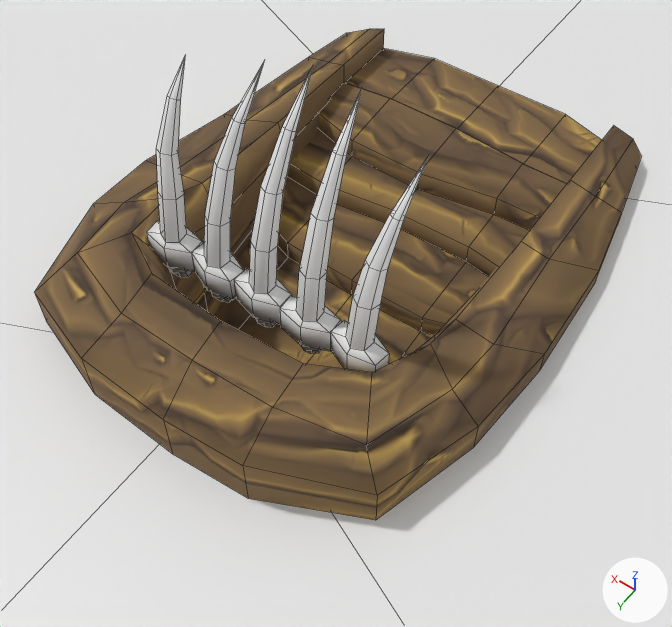
An edit to the FBX model BugSplat/Assets/WIP/Christian/Christian Models/Hex_Stairs.FBX, drawn before and after from the same camera.
One viewpoint serves both versions: a 50 mm camera at (-4.82, 6.75, 9.4) aimed at (-0.37, 0.52, -0.39). Arrows for +X, +Y and +Z are at lower right; the lights stay in place. Mesh edges are drawn as thin lines. Where no turn or scale is listed for an object, it has been applied to the vertices.

Before the edit, the objects in view are built like this:
```python
me_mesh = bpy.data.meshes.new('Mesh')
me_mesh.from_pydata(...)  # 12 vertices, 6 faces; spans x -15.2..15.2, y -17.5..17.5, z 0.0
me_mesh_001 = bpy.data.meshes.new('Mesh.001')
me_mesh_001.from_pydata(...)  # 204 vertices, 157 faces; spans x -3.08..3.08, y -4.38..3.52, z -2.79..1.03
# faces by material slot: [156, 1]
me_mesh_001.materials.append(mat_01___default)
me_mesh_001.materials.append(mat_03___default)  # grey #808080
me_mesh_002 = bpy.data.meshes.new('Mesh.002')
me_mesh_002.from_pydata(...)  # 275 vertices, 280 faces; spans x -1.75..1.76, y -1.1..0.22, z -0.59..2.7
ob_hex_stairs = bpy.data.objects.new('Hex_Stairs', me_mesh)
ob_hex_stairs.location = (0.0, 0.0, 0.0)
ob_prop_stairsdown = bpy.data.objects.new('Prop_StairsDown', me_mesh_001)
ob_prop_stairsdown.location = (0.0, 0.0, 0.0)
ob_stairsdown_gate = bpy.data.objects.new('StairsDown_Gate', me_mesh_002)
ob_stairsdown_gate.location = (0.0, 1.5, 0.7)
```
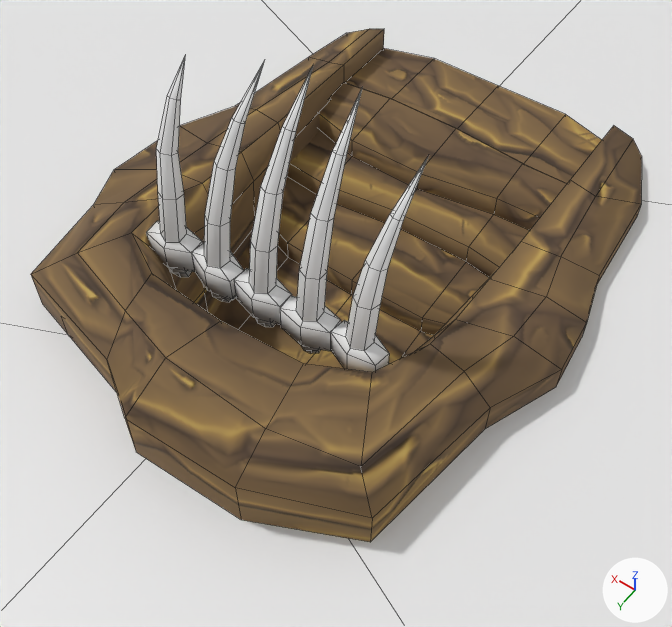
Pixel boxes [x1, y1, x2, y2] of what changed, in the pictures (672 x 627 px):
```json
{"object": "Prop_StairsDown", "change": "reshaped", "before": [34, 29, 641, 520], "after": [31, 29, 642, 542]}
{"part": 1, "of": "me_mesh_001", "change": "built on", "before": [34, 62, 641, 520], "after": [31, 62, 642, 542]}
{"part": 2, "of": "me_mesh_001", "change": "surface changed", "before": [225, 67, 478, 519], "after": [234, 67, 490, 541]}
```

Edits to the scene script, one JSON object a line:
```json
{"block": "me_mesh_001", "where": "# used by ob_prop_stairsdown; location = (0.0, 0.0, 0.0)"}
{"op": "remove", "block": "me_mesh_001", "code": "me_mesh_001.from_pydata(...)  # 204 vertices, 157 faces; spans x -3.08..3.08, y -4.38..3.52, z -2.79..1.03"}
{"op": "add", "block": "me_mesh_001", "code": "me_mesh_001.from_pydata(...)  # 218 vertices, 169 faces; spans x -3.36..3.3, y -4.38..3.74, z -2.79..1.03"}
{"block": "me_mesh_001", "change": "me_mesh_001 part 1"}
{"block": "me_mesh_001", "change": "13 faces are deleted"}
{"block": "me_mesh_001", "change": "3 vertices in x -2.56..-2.19, y 2.53..2.84, z 0.0..0.81 move by (-0.1, 0.25, 0.0)"}
{"block": "me_mesh_001", "change": "30 vertices move from x -3.08..3.08, y -2.74..3.52, z 0.0..1.03 to x -3.36..3.3, y -3.04..3.74, z 0.0..1.03"}
{"block": "me_mesh_001", "change": "14 vertices are added at x -3.27..3.3, y -0.71..0.72, z -2.79..0.57"}
{"block": "me_mesh_001", "change": "25 new faces join them, mat_01___default"}
{"block": "me_mesh_001", "change": "me_mesh_001 part 2: 4 kept faces spanning x -2.95..2.88, y -3.01..3.09, z 0.0..0.81 get new texture (UV) coordinates"}
```
